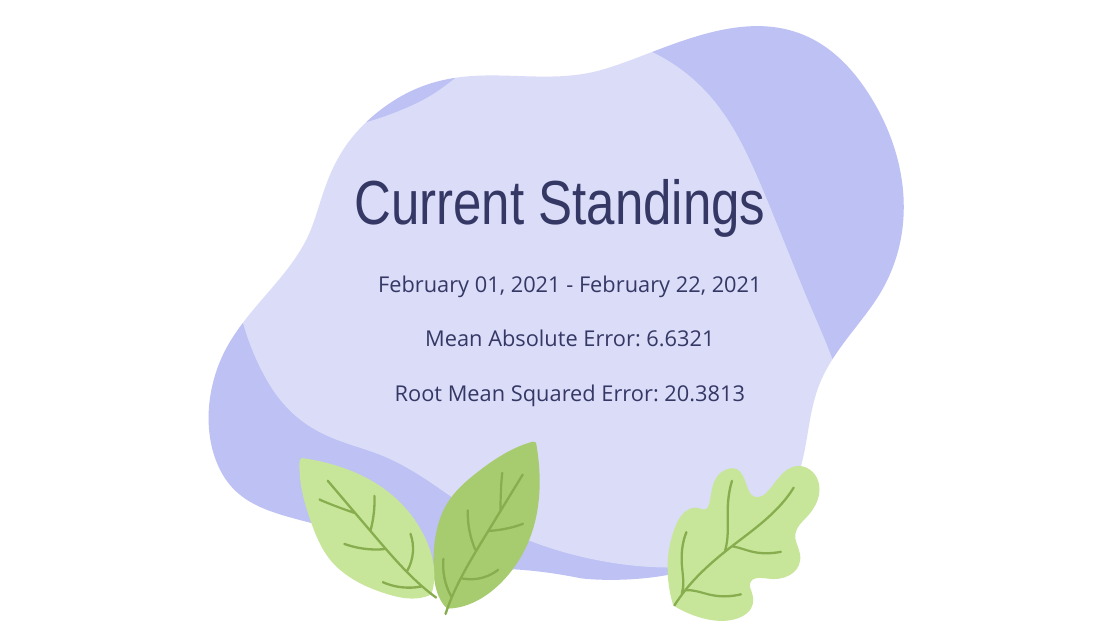
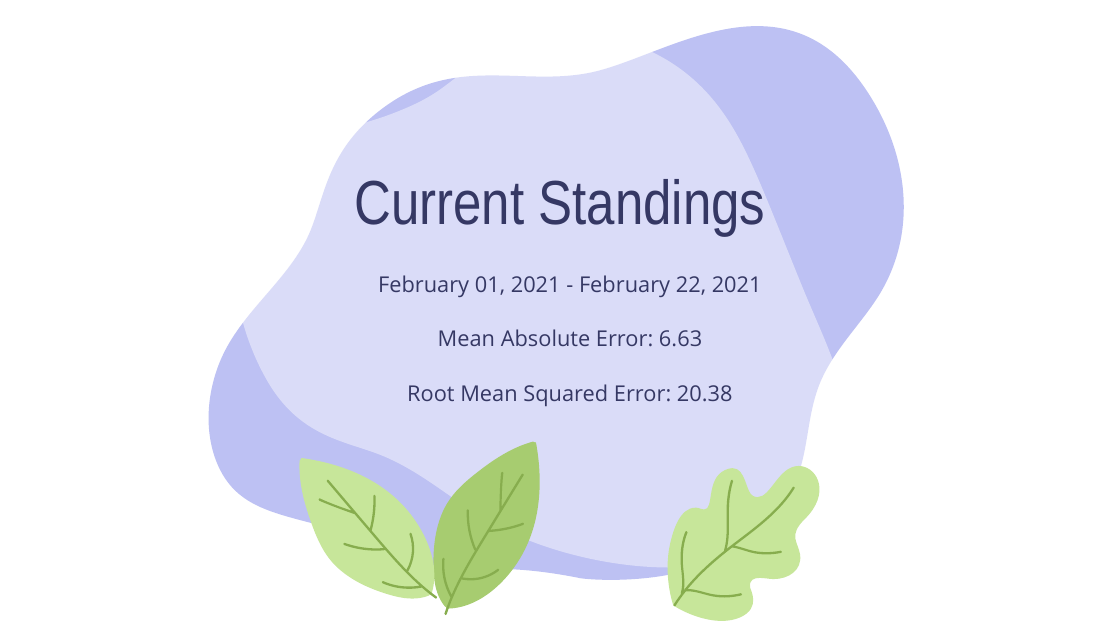
Before and after one commit to albertum1/cfc_team, a slide deck: slide 10 of slide_deck.pptx. Drawn at 1120x630 pixels with LibreOffice and Linux fonts; fonts in the diff are those of the drawing. Boxes give left, top, right and bottom in pixels: in the first picture for what was removed or moved away, otherwise in the second. Text is boxed around its words. In the diff, an @@ line names an element or a change of style, - is before the commit and + after.

```diff
--- a/slide_deck.pptx
+++ b/slide_deck.pptx
@@ subtitle at [407, 329, 733, 406]: text changed @@
-Mean Absolute Error: 6.6321
-Root Mean Squared Error: 20.3813
+Mean Absolute Error: 6.63
+Root Mean Squared Error: 20.38
```
Also in this commit, not shown: 1 other slide changed.
